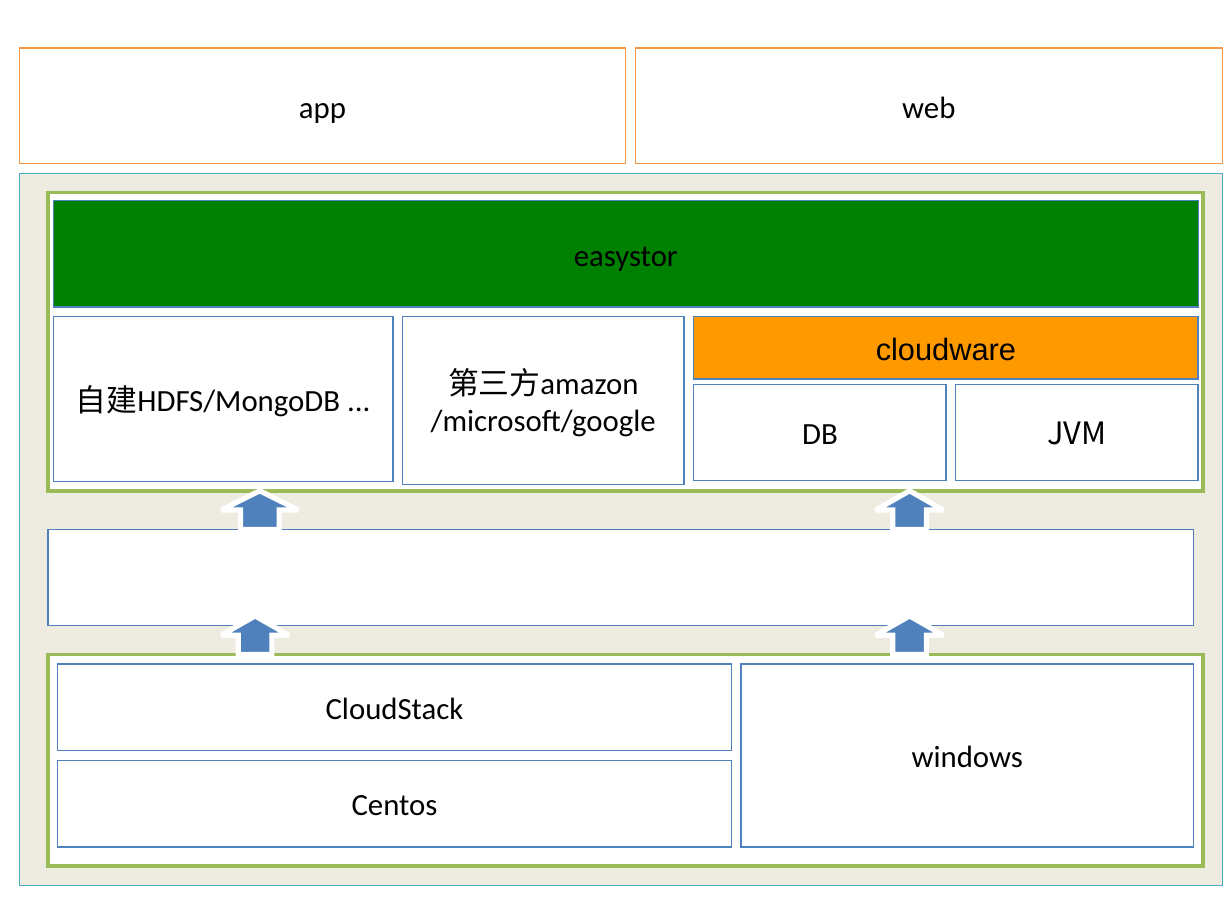
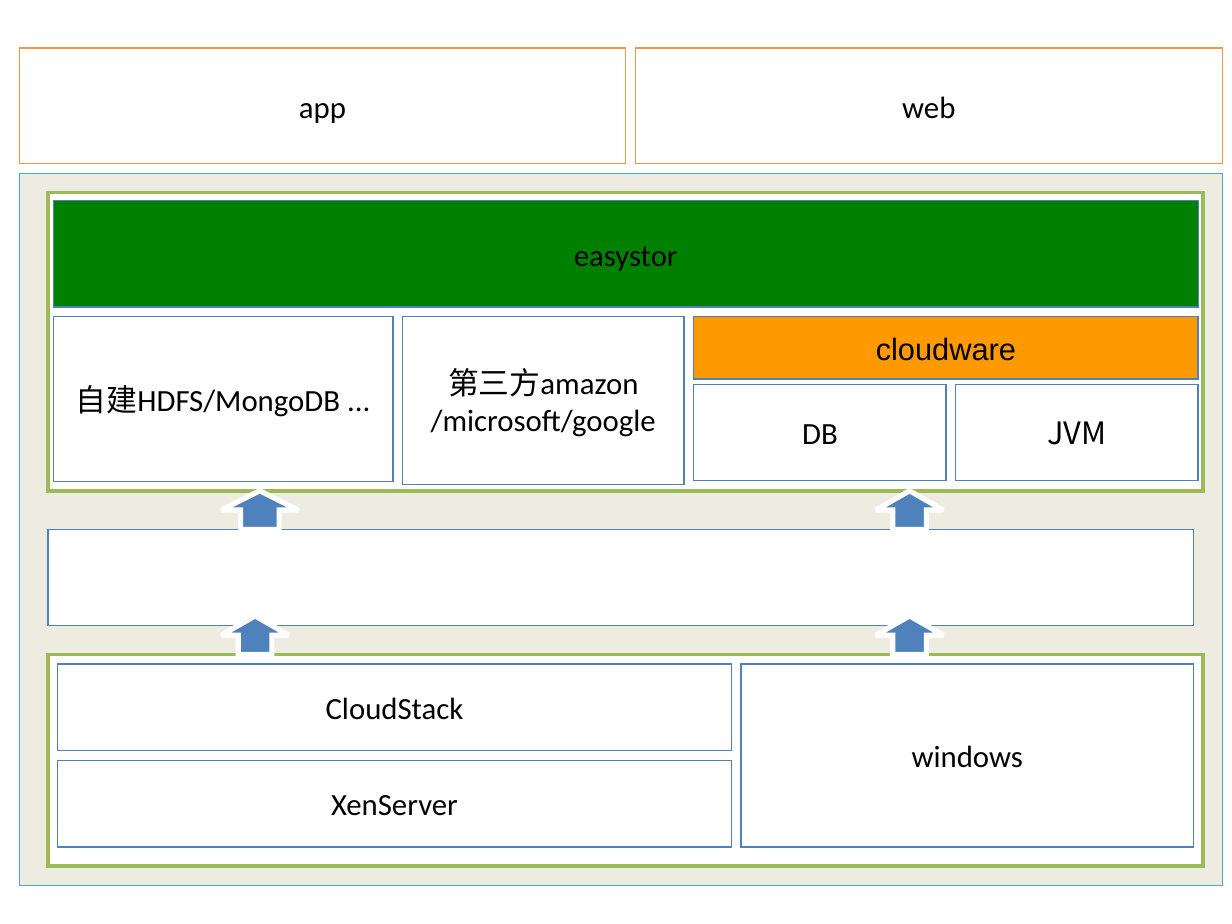
Before and after one commit to opencloudstorage/easyStor, a slide deck: slide 1 of design/architecture.ppt. Drawn at 1232x924 pixels with LibreOffice and Linux fonts; fonts in the diff are those of the drawing. Boxes give left, top, right and bottom in pixels: in the first picture for what was removed or moved away, otherwise in the second. Text is boxed around its words. In the diff, an @@ line names an element or a change of style, - is before the commit and + after.

```diff
--- a/design/architecture.ppt
+++ b/design/architecture.ppt
@@ text in rectangle at <box>331,795,458,816</box>: text changed @@
-Centos
+XenServer
```
Also in this commit, not shown: 35 other files.
